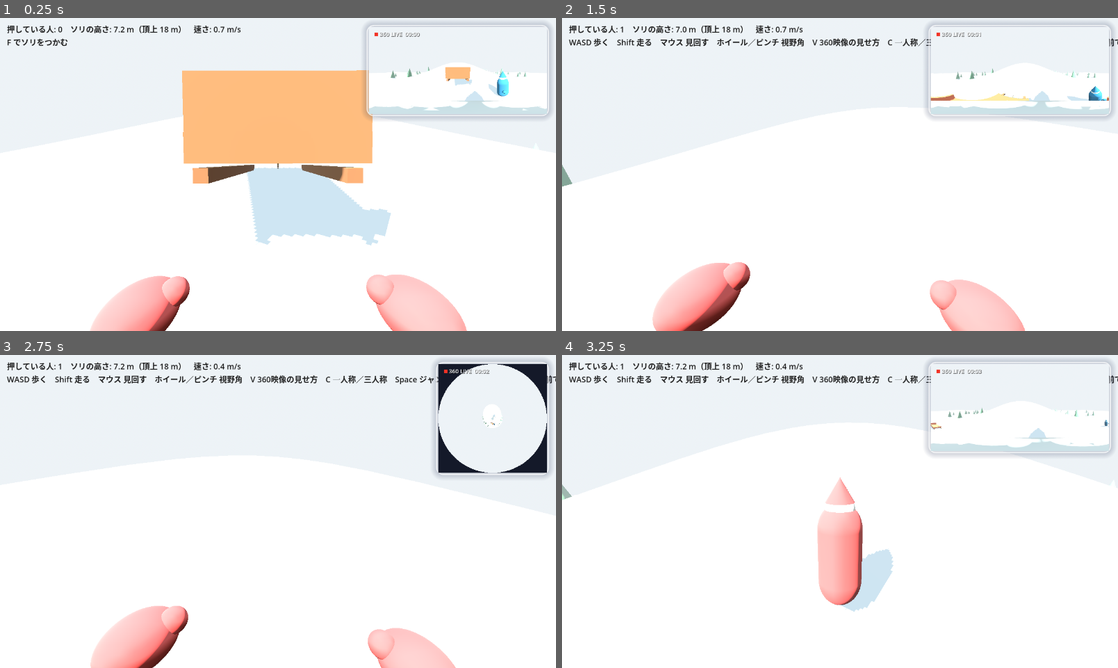
Above: before the commit, frames 1-4 (two rows, left to right).
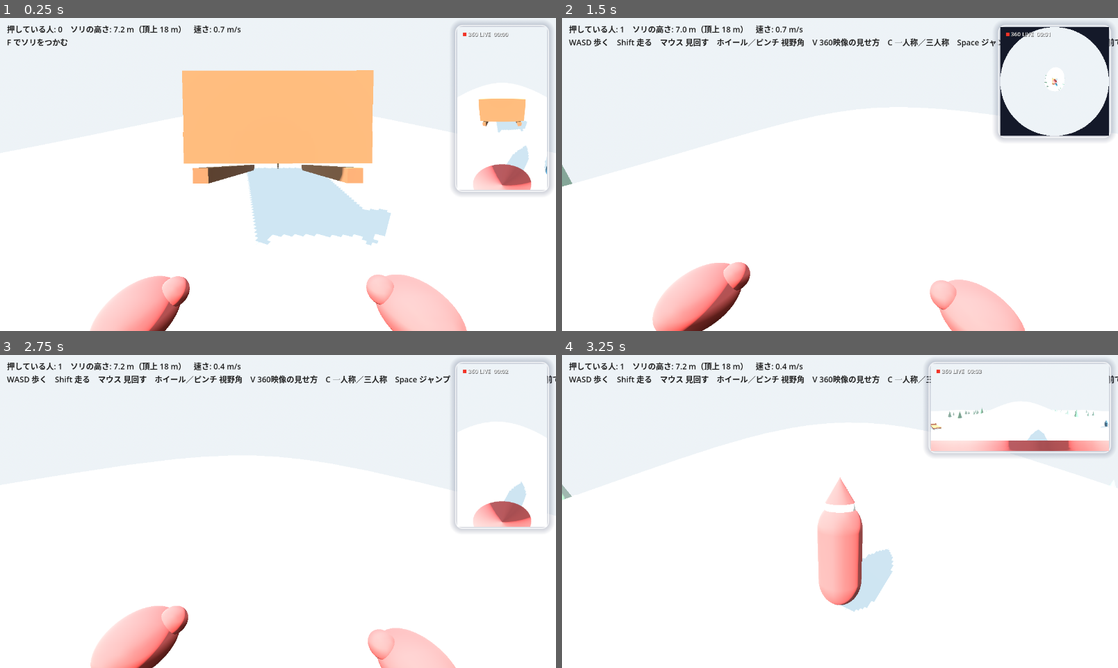
Above: after the commit, the same moments.

Repository: rigelpain/Lodge
Game: Godot game, scene res://main.tscn
The game is run twice, just before and just after one commit, with the same random seed, the same clock (stepped at 60 frames per second) and the same inputs.
Inputs (mouse positions are in pixels of both pictures, inside the frame that each line leads up to):
- Up to frame 1 (0.25 s): no input
- Up to frame 2 (1.5 s): tap Enter at 0.5 s; move the mouse to (867, 174) at 0.52 s; hold W from 0.53 s (still down); tap V at 0.6, 1.35 s; tap Space at 0.77 s; move the mouse to (812, 174) at 1.27 s
- Up to frame 3 (2.75 s): keep holding W; tap Space at 1.52 s; move the mouse to (289, 505) at 2.02 s; tap R at 2.1 s; tap V at 2.3 s
- Up to frame 4 (3.25 s): keep holding W; move the mouse to (834, 517) at 2.77 s; tap C at 2.85 s; tap Space at 3.02 s; tap V at 3.05 s

The runs differ from the first frame. In frame 1, 4.3% of the frame differs, in the area x 65-100%, y 1-57%; in frame 2, 4.0%; in frame 3, 3.7%; in frame 4, 1.1%.

Commit message:
360° 映像の既定を、スマホ向けの縦長・超広角魚眼の切り出しに
代表の言葉「画面下の方に行くとぎゅっと圧縮されるような 360 度カメラ特有の映像。
スマホで見るような縦長の画面が良い」。9:16 の窓に、縦の画角 170° の等距離射影の
魚眼で全天球を切り出す。中央はふつうに、下や端へ行くほど縮み、足元の自分の帽子が
画面の下に丸く映る。V で 全天球 → リトルプラネット → 縦長 と切り替わる。

Co-Authored-By: Claude Fable 5.1 <noreply@anthropic.com>

Diff:
--- a/game/main.gd
+++ b/game/main.gd
@@ -80,8 +80,10 @@
 ## 右上のライブ映像: 自分の頭の上に載せた 360° カメラの映像。
 ## 6 方向を同時に撮り、シェーダで 1 枚の全天球（正距円筒）に合成する。V でリトルプラネット
 const FACE_PX := 320
+const PIP_PHONE := Vector2(216, 384)    # スマホ向けの縦長 (9:16)。超広角の魚眼で切り出す
 const PIP_EQ := Vector2(420, 210)       # 全天球の窓 (2:1)
 const PIP_PLANET := Vector2(260, 260)   # リトルプラネットの窓
+const PIP_SIZES := [PIP_PHONE, PIP_EQ, PIP_PLANET]
 # 面ごとの [前 A, 上 U, 右 R]。シェーダ側も同じ向きで読む
 const FACES := [
 	[Vector3(0, 0, -1), Vector3(0, 1, 0), Vector3(1, 0, 0)],   # 前
@@ -95,7 +97,10 @@
 shader_type canvas_item;
 uniform sampler2D f0; uniform sampler2D f1; uniform sampler2D f2;
 uniform sampler2D f3; uniform sampler2D f4; uniform sampler2D f5;
-uniform int mode = 0;   // 0: 全天球  1: リトルプラネット
+uniform int mode = 0;   // 0: 縦長の超広角魚眼  1: 全天球  2: リトルプラネット
+uniform float aspect = 0.5625;   // 窓の 幅/高さ
+uniform float vfov = 2.97;       // 魚眼の縦の画角 (rad)。170°
+uniform float tilt = 0.17;       // 魚眼の中心を下へ向ける角 (rad)
 
 vec4 sample_face(int i, vec2 uv) {
 	if (i == 0) return texture(f0, uv);
@@ -128,6 +133,17 @@
 void fragment() {
 	vec3 d;
 	if (mode == 0) {
+		// 等距離射影の魚眼: 中央はふつうに、端へ行くほどぎゅっと縮む
+		vec2 p = (UV - 0.5) * vec2(aspect, 1.0) * 2.0;
+		float r = length(p);
+		float theta = r * vfov * 0.5;
+		vec2 u = (r > 0.0001) ? p / r : vec2(0.0, -1.0);
+		d = cos(theta) * vec3(0.0, 0.0, -1.0) + sin(theta) * (-u.y * vec3(0.0, 1.0, 0.0) + u.x * vec3(1.0, 0.0, 0.0));
+		float cy = d.y * cos(tilt) + d.z * sin(tilt);
+		float cz = -d.y * sin(tilt) + d.z * cos(tilt);
+		d = vec3(d.x, cy, cz);
+		COLOR = sample_dir(d);
+	} else if (mode == 1) {
 		float lon = (UV.x - 0.5) * 6.2831853;
 		float lat = (0.5 - UV.y) * 3.1415927;
 		d = vec3(sin(lon) * cos(lat), sin(lat), -cos(lon) * cos(lat));
@@ -209,7 +225,9 @@
 
 
 func _layout_pip() -> void:
-	var size: Vector2 = PIP_EQ if pip_mode == 0 else PIP_PLANET
+	var size: Vector2 = PIP_SIZES[pip_mode]
+	if pip_mat:
+		pip_mat.set_shader_parameter("aspect", size.x / size.y)
 	pip_frame.set_anchors_preset(Control.PRESET_TOP_RIGHT)
 	pip_frame.offset_left = -(size.x + 16)
 	pip_frame.offset_right = -16
@@ -230,7 +248,7 @@
 
 ## 6 台のカメラを、頭のてっぺんに、体の向きに合わせて置く（水平は固定）
 func _place_pip_cams() -> void:
-	var head: Vector3 = player.global_position + Vector3.UP * 2.15
+	var head: Vector3 = player.global_position + Vector3.UP * 2.35   # 帽子の先の少し上
 	var yaw := Basis(Vector3.UP, player.rotation.y)
 	for i in FACES.size():
 		var f: Array = FACES[i]
@@ -428,6 +446,6 @@
 		if e.physical_keycode == KEY_R:
 			sled.reset_to(START + Vector3(0, height(START.x, START.z - 3) + 0.6, -3))
 		elif e.physical_keycode == KEY_V and pip_mat:
-			pip_mode = 1 - pip_mode
+			pip_mode = (pip_mode + 1) % 3
 			pip_mat.set_shader_parameter("mode", pip_mode)
 			_layout_pip()
